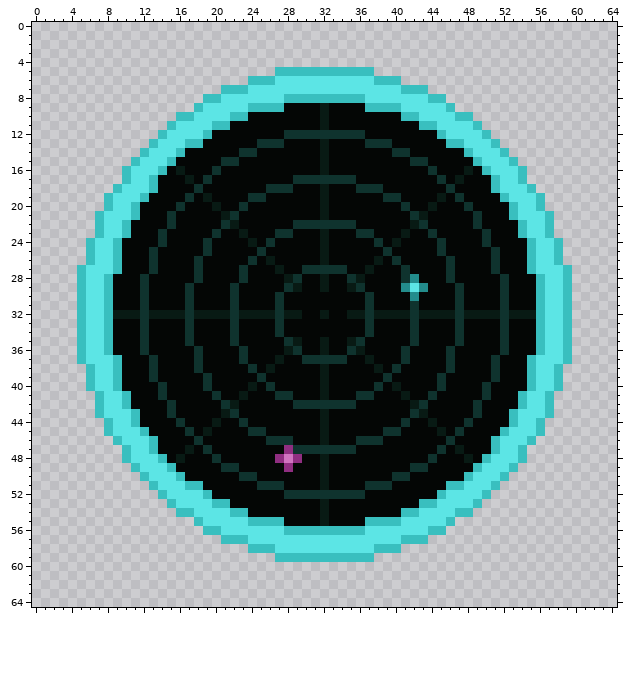
File history of a pixel-art file, src/ui/gauge/radar.aseprite. The picture above was drawn from the file before the commit.
65x65 pixels, 1 frame.
After:
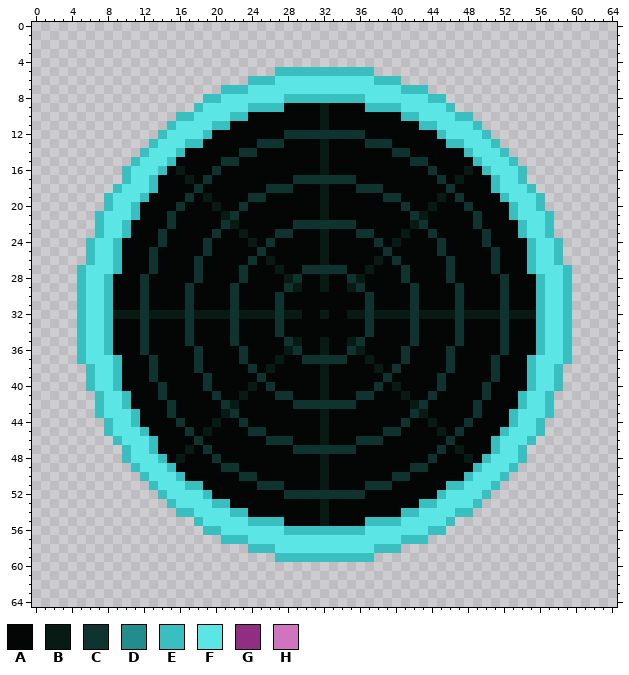
Palette (. is transparent): A #040605  B #081a14  C #0f332e  D #238c8c  E #39bfbf  F #5ce5e5  G #902e81  H #d174c0
From old to new:
layer "blips" now hidden
Colour A replaces colour D in row 28 at x 42; in row 29 at x 41 and 43.
Colour A replaces colour G in row 47 at x 28; in row 48 at x 27 and 29; in row 49 at x 28.
Colour A replaces colour H in row 48 at x 28.
Colour C replaces colour D in row 30 at x 42.
Colour C replaces colour F in row 29 at x 42.
Boxes around the changes in both pictures, in picture pixels (x1, y1, x2, y2):
changed: (401, 274, 428, 301)
changed: (275, 445, 302, 472)
